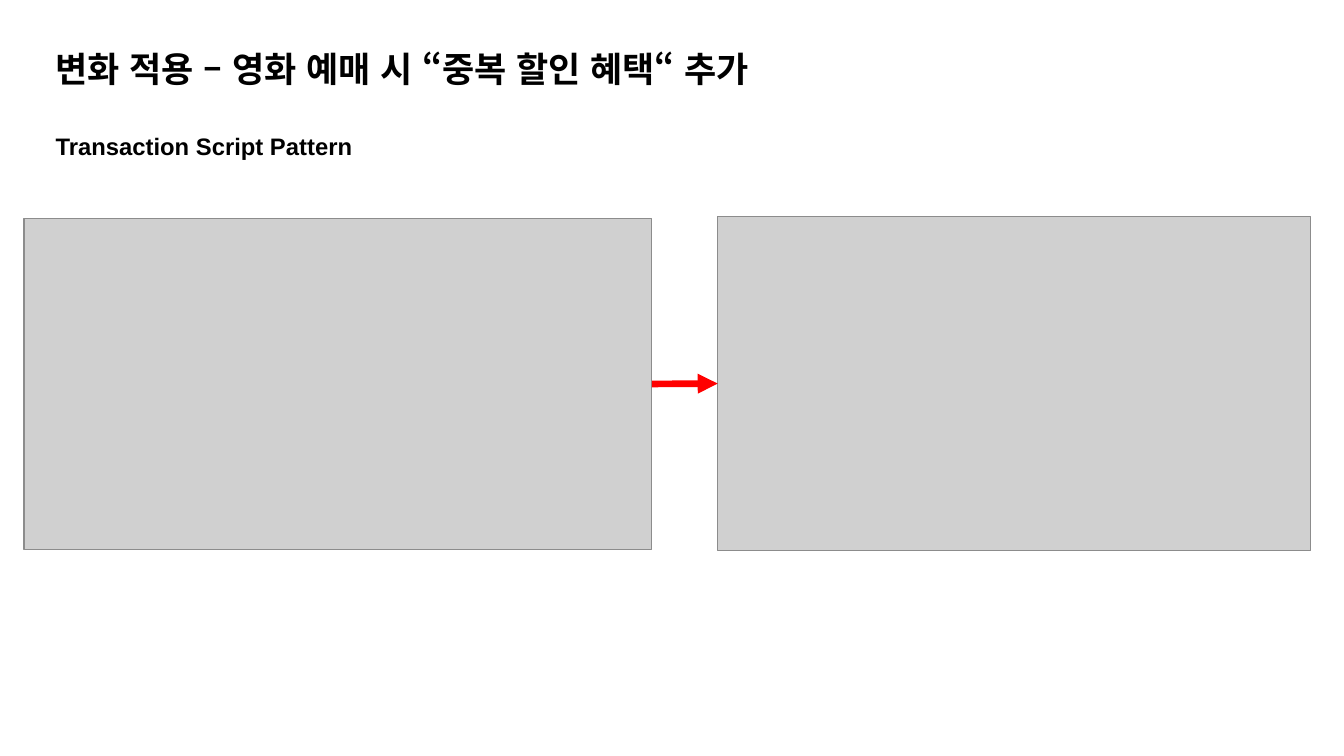
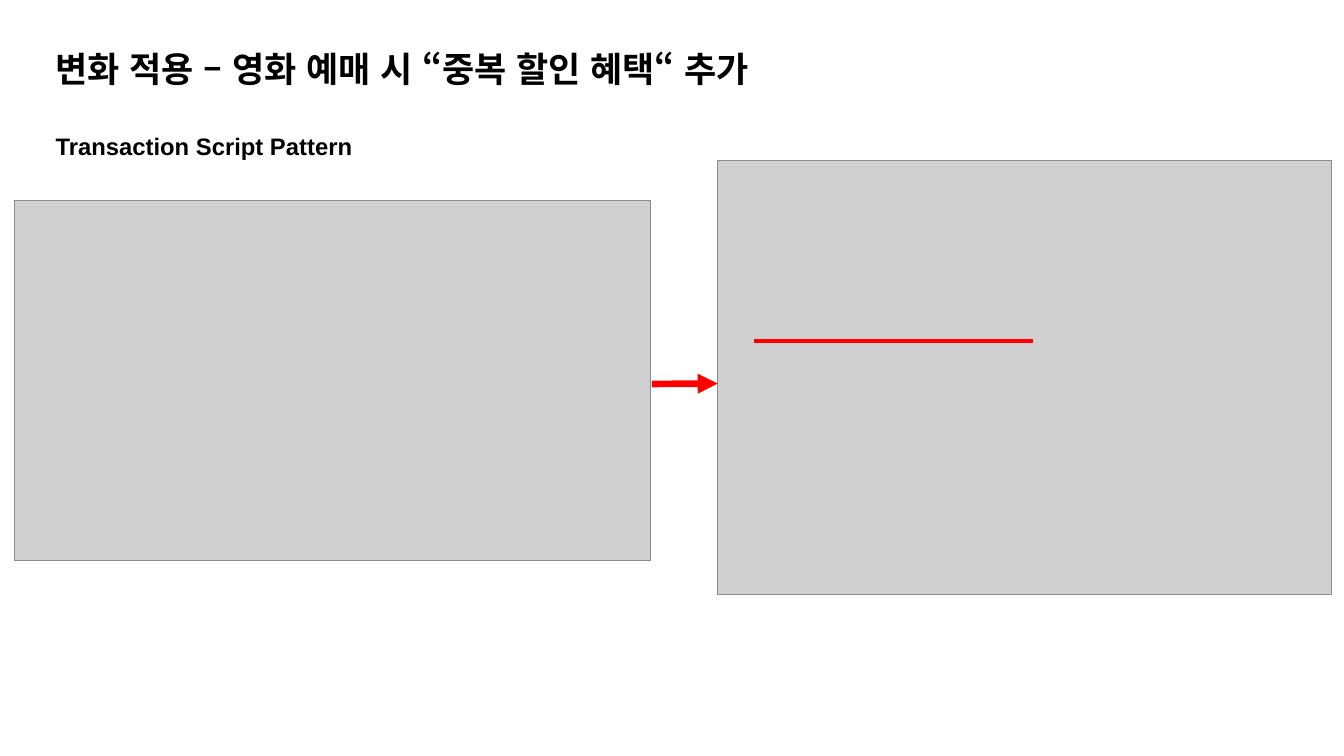
Before and after one commit to K-Diger/RealOOP, a slide deck: slide 32 of RealOOP.pptx (slide 27 before the commit). Drawn at 1344x756 pixels with LibreOffice and Linux fonts; fonts in the diff are those of the drawing; grey boxes stand for pictures. Boxes give left, top, right and bottom in pixels: in the first picture for what was removed or moved away, otherwise in the second. Text is boxed around its words. In the diff, an @@ line names an element or a change of style, - is before the commit and + after.

```diff
--- a/RealOOP.pptx
+++ b/RealOOP.pptx
@@ picture: place and size @@
-picture at box(718, 217, 1311, 552)
+picture at box(718, 161, 1332, 596)
@@ picture: place and size @@
-picture at box(24, 219, 652, 551)
+picture at box(14, 201, 651, 561)
@@ line added from (754, 341) to (1032, 341), #FF0000 2.75 pt @@
```
Also in this commit, not shown: 17 other slides changed, 8 slides added, 2 slides removed.
